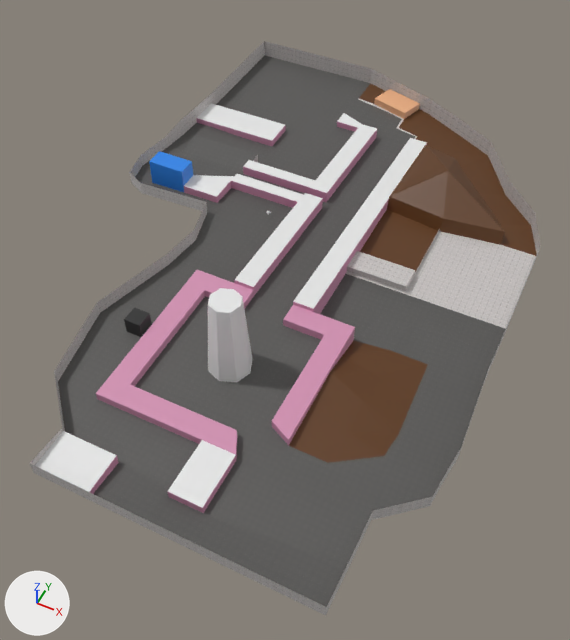
One commit to the glTF model Game/Level/Map/Map.glb: the scene before it, then after it.
Rendered twice from a 50 mm lens placed at (115.0, -177.0, 263.0), pointed at (3.0, 46.0, -16.0). The lights are fixed; the arrows at lower left show +X, +Y and +Z. Vertices at the same position are counted once.

The older version as bpy lines, for what is in view:
```python
ob_backstreet_col = bpy.data.objects.new('Backstreet-col', me_plane_007)
ob_backstreet_col.location = (35.0, -50.0, 0.0)
ob_petshop_col = bpy.data.objects.new('Petshop-col', me_plane_004)
ob_petshop_col.location = (-80.0, 118.0, -4.0)
ob_petstorealley_col = bpy.data.objects.new('PetstoreAlley-col', me_plane_003)
ob_petstorealley_col.location = (-40.0, 118.0, -4.0)
ob_pizza_col = bpy.data.objects.new('Pizza-col', me_plane_002)
ob_pizza_col.location = (-10.0, 210.0, -8.0)
ob_pizzatowerstreet_col = bpy.data.objects.new('PizzaTowerStreet-col', me_plane_001)
ob_pizzatowerstreet_col.location = (0.0, 115.0, 0.0)
ob_theater_col = bpy.data.objects.new('Theater-col', me_plane_009)
ob_theater_col.location = (-100.0, 148.0, -8.0)
ob_tower_col = bpy.data.objects.new('Tower-col', me_plane)
ob_tower_col.location = (0.0, 0.0, 0.0)
ob_tv_col = bpy.data.objects.new('TV-col', me_cube)
ob_tv_col.location = (-46.0, 0.0, 4.0)
ob_tvarea_col = bpy.data.objects.new('TVArea-col', me_plane_008)
ob_tvarea_col.location = (-50.0, -30.0, 0.0)
# also in view: 'Zoo-col' at (60.0, 45.0, 6.0); 'DirtZooPath-col' at (54.0, 176.0, 3.0)
```
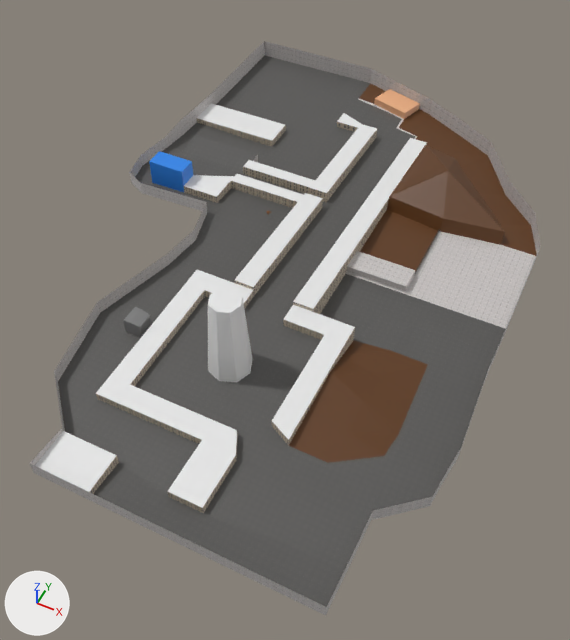
Pixel boxes (x1, y1, x2, y2) of what changed, in the pictures (570 x 640 px):
'Backstreet-col', surface changed
    both: (89, 398, 238, 514)
'Tower-col', surface changed (pink to white)
    both: (96, 270, 355, 461)
'Theater-col', surface changed
    both: (195, 117, 354, 148)
'PizzaTowerStreet-col', surface changed
    both: (234, 127, 388, 314)
'Petshop-col', surface changed
    both: (205, 165, 244, 203)
'PetstoreAlley-col', surface changed
    both: (231, 165, 311, 208)
'TV-col', surface changed (black to grey)
    both: (123, 307, 152, 337)
part 1 of me_plane, added
    after: (96, 270, 355, 476)

Edits to the bpy script that builds the scene:
```text
Add img_tv:
    img_tv = load_image('tv', '_unpacked/tv', 51, 32, 'sRGB')
Add img_wall_and_windows:
    img_wall_and_windows = load_image('wall and windows', '_unpacked/wall_and_windows', 64, 64, 'sRGB')
Change mat_building1:
    remove mat_building1.base_color = (0.643, 0.284, 0.443)  # pink #d291b2
    add mat_building1.texture = img_wall_and_windows
Change mat_tv:
    remove mat_tv.base_color = (0.02, 0.02, 0.02)  # black #272727
    add mat_tv.texture = img_tv
Change me_plane:
    used by ob_tower_col; location = (0.0, 0.0, 0.0)
    remove me_plane.from_pydata(...)  # 97 vertices, 166 faces; spans x -40.0..40.0, y -40.0..40.0, z -5.0..40.0
    add me_plane.from_pydata(...)  # 1381 vertices, 2656 faces; spans x -40.0..40.0, y -40.0..40.0, z -5.0..40.0
    me_plane part 1: 1284 vertices added at x -40.0..40.0, y -40.0..40.0, z -5.0..40.0
    add me_plane.materials.append(mat_roof1)  # white #e7e7e7
```
